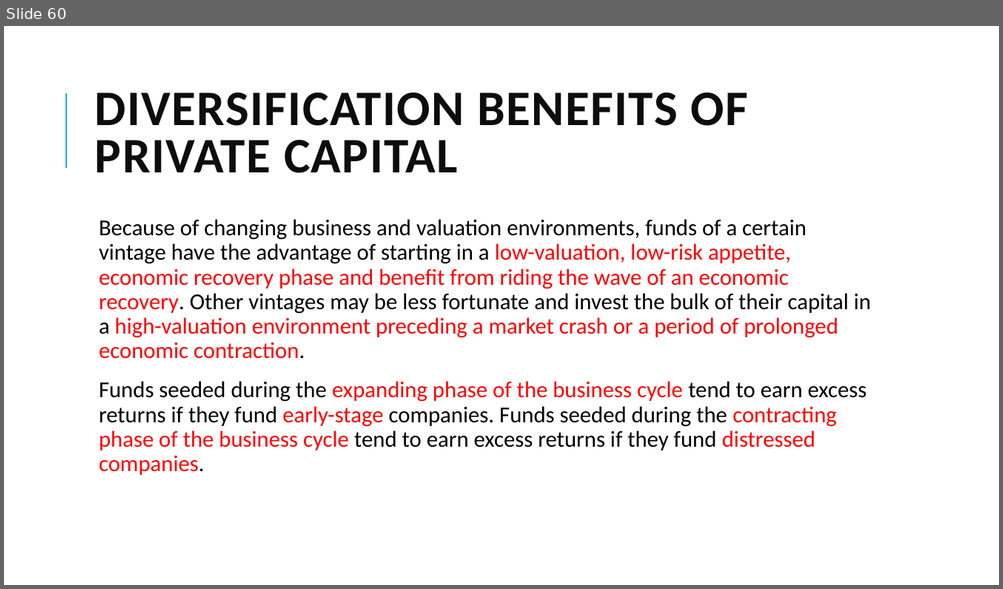
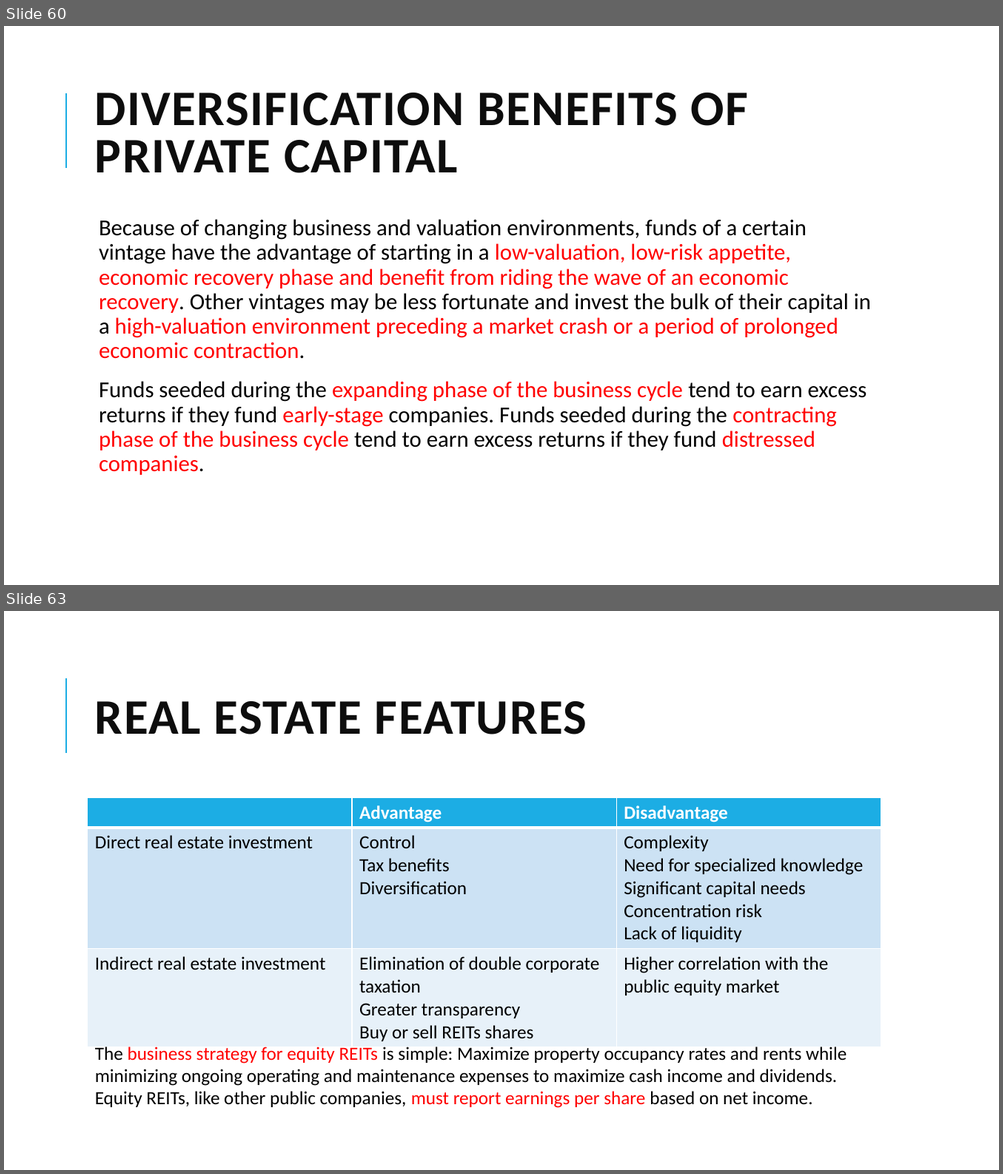
Before and after one commit to Isco0530/data, a slide deck: 2024Alternative.pptx. Shown one above the other, each under a label of ours: slide 60 before the commit, slides 60 and 63 after it; the slides between them are not shown. The pictures are 1003x589 and 1003x1174 pixels, drawn with LibreOffice and Linux fonts; fonts in the diff are those of the drawing. Boxes give left, top, right and bottom in pixels: in the first picture for what was removed or moved away, otherwise in the second. Text is boxed around its words. In the diff, an @@ line names an element or a change of style, - is before the commit and + after.

```diff
--- a/2024Alternative.pptx
+++ b/2024Alternative.pptx
@@ slide 63 added at [4, 611, 999, 1170], background #FFFFFF; not listed: 1 template element that a slide beside it also shows @@
@@ title added at [95, 701, 586, 735], 48 pt, text #0D0D0D, bold @@
+REAL ESTATE FEATURES
@@ table added at [88, 797, 880, 1045], 3 rows, 3 columns @@
+ | Advantage | Disadvantage
+Direct real estate investment | Control / Tax benefits / Diversification | Complexity / Need for specialized knowledge / Significant capital needs / Concentration risk / Lack of liquidity
+Indirect real estate investment | Elimination of double corporate taxation / Greater transparency / Buy or sell REITs shares | Higher correlation with the public equity market
@@ text added at [95, 1047, 846, 1108], 18 pt, text #000000 @@
+The business strategy for equity REITs is simple: Maximize property occupancy rates and rents while minimizing ongoing operating and maintenance expenses to maximize cash income and dividends.
+Equity REITs, like other public companies, must report earnings per share based on net income.
```
Also in this commit, not shown: 8 other slides added.
